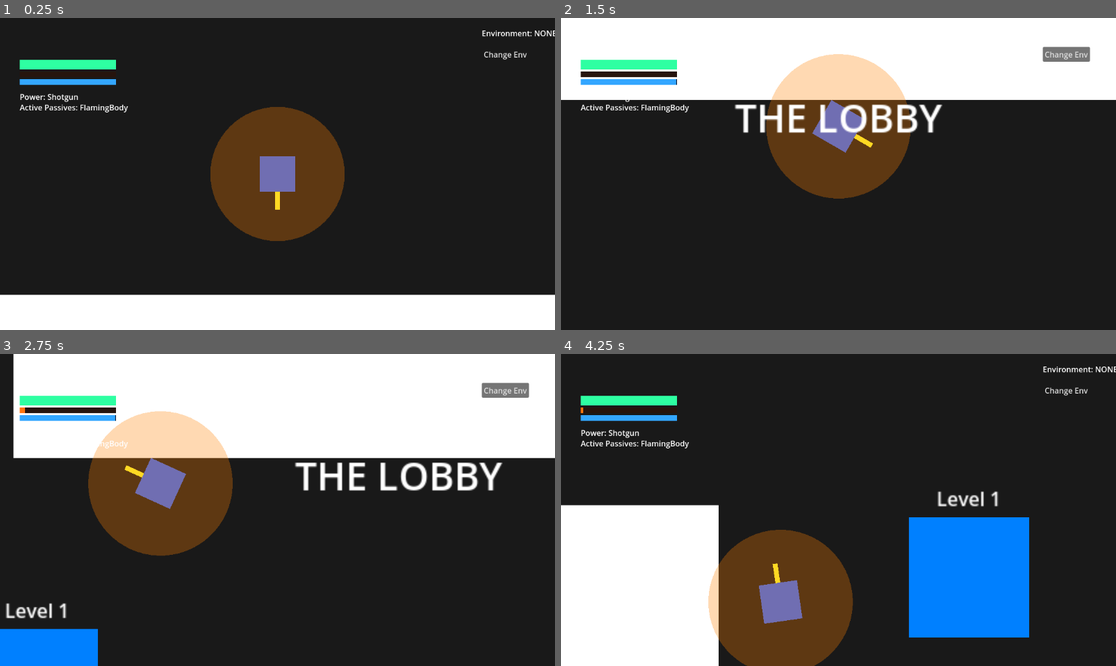
Above: before the commit, frames 1-4 (two rows, left to right).
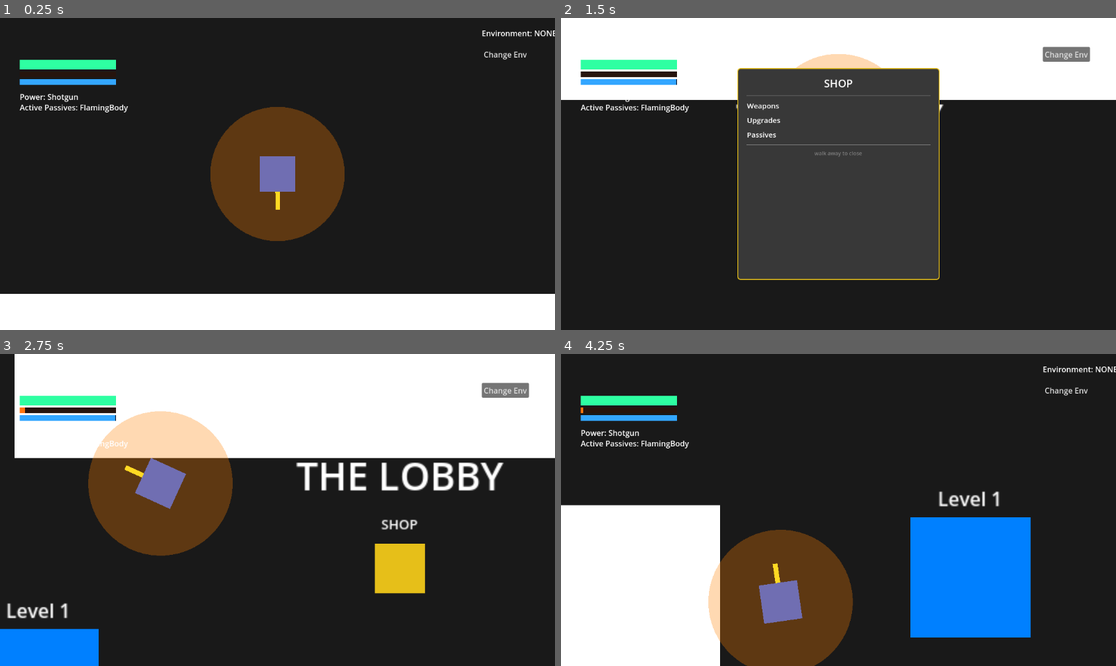
Above: after the commit, the same moments.

Repository: chimoochi/flash-fire
Game: Godot game, scene res://levels/lobby.tscn
Two runs of this game, one before a commit and one after it. Both use one fixed random seed, a clock stepped at 60 frames per second and the inputs below.
Inputs (mouse positions are in pixels of both pictures, inside the frame that each line leads up to):
- Up to frame 1 (0.25 s): no input
- Up to frame 2 (1.5 s): tap Enter at 0.5 s; move the mouse to (810, 236) at 0.52 s; hold W (MoveUp) from 0.53 s (still down); tap Q (Dash) at 0.6 s; click (810, 236) at 0.67 s; move the mouse to (1005, 220) at 1.27 s; tap Shift (Sprint) at 1.35 s
- Up to frame 3 (2.75 s): move the mouse to (111, 463) at 2.02 s; release W (MoveUp) at 2.03 s; hold A (MoveLeft) from 2.03 s (still down); hold Space (shoot) from 2.03 s (still down)
- Up to frame 4 (4.25 s): move the mouse to (866, 510) at 2.77 s; release Space (shoot) at 2.78 s; tap Enter at 2.85 s; click (866, 510) at 2.92 s; move the mouse to (755, 432) at 3.52 s; release A (MoveLeft) at 3.53 s; hold S (MoveDown) from 3.53 s (still down); tap E at 3.6 s

The runs differ from the first frame. In frame 1, 0.5% of the frame differs, in the area x 0-100%, y 32-89%; in frame 2, 25%, in the area x 31-69%, y 11-84%; in frame 3, 3.0%; in frame 4, 0.7%.

Commit message:
shop place holder

Diff:
--- a/GodotGame/levels/lobby.tscn
+++ b/GodotGame/levels/lobby.tscn
@@ -1,8 +1,9 @@
-[gd_scene load_steps=4 format=3 uid="uid://bcve6gx378akl"]
+[gd_scene load_steps=5 format=3 uid="uid://bcve6gx378akl"]
 
 [ext_resource type="PackedScene" uid="uid://bq3nv1n2jji1h" path="res://player/player.tscn" id="1_player"]
 [ext_resource type="PackedScene" path="res://environment/portal.tscn" id="2_portal"]
 [ext_resource type="PackedScene" uid="uid://buq31qg2ywauu" path="res://environment/wall.tscn" id="3_wall"]
+[ext_resource type="PackedScene" uid="uid://bkmeilu2r0cyr" path="res://ui/shop.tscn" id="4_shop"]
 
 [node name="Lobby" type="Node2D"]
 
@@ -34,7 +35,7 @@
 scale = Vector2(20, 2)
 
 [node name="Player" parent="." instance=ExtResource("1_player")]
-position = Vector2(0, 100)
+position = Vector2(-1, 101)
 
 [node name="LobbyLabel" type="Label" parent="."]
 offset_left = -200.0
@@ -54,3 +55,7 @@
 position = Vector2(300, -100)
 target_map_path = "res://levels/level2.tscn"
 portal_label = "Level 2"
+
+[node name="Shop" parent="." instance=ExtResource("4_shop")]
+position = Vector2(0, -200)
+scale = Vector2(0.85949725, 0.85949725)
--- /dev/null
+++ b/GodotGame/ui/shop.gd
@@ -0,0 +1,13 @@
+extends Area2D
+
+func _ready() -> void:
+	body_entered.connect(_on_body_entered)
+	body_exited.connect(_on_body_exited)
+
+func _on_body_entered(body: Node2D) -> void:
+	if body.is_in_group("Player"):
+		$ShopCanvas.visible = true
+
+func _on_body_exited(body: Node2D) -> void:
+	if body.is_in_group("Player"):
+		$ShopCanvas.visible = false
--- /dev/null
+++ b/GodotGame/ui/shop.tscn
@@ -0,0 +1,105 @@
+[gd_scene load_steps=4 format=3 uid="uid://bkmeilu2r0cyr"]
+
+[ext_resource type="Script" uid="uid://bgc3h2mlpg1dx" path="res://ui/shop.gd" id="1_shop"]
+
+[sub_resource type="CircleShape2D" id="1_circle"]
+radius = 180.0
+
+[sub_resource type="StyleBoxFlat" id="2_panelbg"]
+bg_color = Color(0.22, 0.22, 0.22, 1)
+border_width_left = 2
+border_width_top = 2
+border_width_right = 2
+border_width_bottom = 2
+border_color = Color(0.9, 0.75, 0.1, 1)
+corner_radius_top_left = 6
+corner_radius_top_right = 6
+corner_radius_bottom_right = 6
+corner_radius_bottom_left = 6
+
+[node name="Shop" type="Area2D"]
+collision_mask = 2
+script = ExtResource("1_shop")
+
+[node name="CollisionShape2D" type="CollisionShape2D" parent="."]
+scale = Vector2(0.3518951, 0.3518951)
+shape = SubResource("1_circle")
+
+[node name="Marker" type="ColorRect" parent="."]
+offset_left = -24.0
+offset_top = -24.0
+offset_right = 24.0
+offset_bottom = 24.0
+color = Color(0.9, 0.75, 0.1, 1)
+
+[node name="HintLabel" type="Label" parent="."]
+offset_left = -30.0
+offset_top = -52.0
+offset_right = 30.0
+offset_bottom = -36.0
+theme_override_font_sizes/font_size = 13
+text = "SHOP"
+horizontal_alignment = 1
+
+[node name="ShopCanvas" type="CanvasLayer" parent="."]
+layer = 20
+visible = false
+
+[node name="Panel" type="Panel" parent="ShopCanvas"]
+anchors_preset = 8
+anchor_left = 0.5
+anchor_top = 0.5
+anchor_right = 0.5
+anchor_bottom = 0.5
+offset_left = -210.0
+offset_top = -220.0
+offset_right = 210.0
+offset_bottom = 220.0
+theme_override_styles/panel = SubResource("2_panelbg")
+
+[node name="MarginContainer" type="MarginContainer" parent="ShopCanvas/Panel"]
+layout_mode = 0
+anchor_right = 1.0
+anchor_bottom = 1.0
+theme_override_constants/margin_left = 20
+theme_override_constants/margin_top = 16
+theme_override_constants/margin_right = 20
+theme_override_constants/margin_bottom = 16
+
+[node name="VBox" type="VBoxContainer" parent="ShopCanvas/Panel/MarginContainer"]
+layout_mode = 2
+theme_override_constants/separation = 8
+
+[node name="Title" type="Label" parent="ShopCanvas/Panel/MarginContainer/VBox"]
+layout_mode = 2
+theme_override_font_sizes/font_size = 22
+text = "SHOP"
+horizontal_alignment = 1
+
+[node name="Sep1" type="HSeparator" parent="ShopCanvas/Panel/MarginContainer/VBox"]
+layout_mode = 2
+
+[node name="WeaponsLabel" type="Label" parent="ShopCanvas/Panel/MarginContainer/VBox"]
+layout_mode = 2
+theme_override_font_sizes/font_size = 15
+text = "Weapons"
+
+[node name="UpgradesLabel" type="Label" parent="ShopCanvas/Panel/MarginContainer/VBox"]
+layout_mode = 2
+theme_override_font_sizes/font_size = 15
+text = "Upgrades"
+
+[node name="PassivesLabel" type="Label" parent="ShopCanvas/Panel/MarginContainer/VBox"]
+layout_mode = 2
+theme_override_font_sizes/font_size = 15
+text = "Passives"
+
+[node name="Sep2" type="HSeparator" parent="ShopCanvas/Panel/MarginContainer/VBox"]
+layout_mode = 2
+
+[node name="CloseHint" type="Label" parent="ShopCanvas/Panel/MarginContainer/VBox"]
+layout_mode = 2
+theme_override_colors/font_color = Color(0.5, 0.5, 0.5, 1)
+theme_override_font_sizes/font_size = 11
+text = "walk away to close"
+horizontal_alignment = 1
Not shown, added: GodotGame/ui/shop.gd.uid
